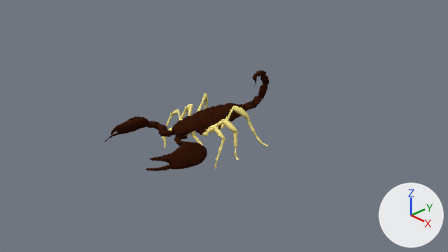
What one commit did to the Blender file Blender/Characters/scorpion.blend.
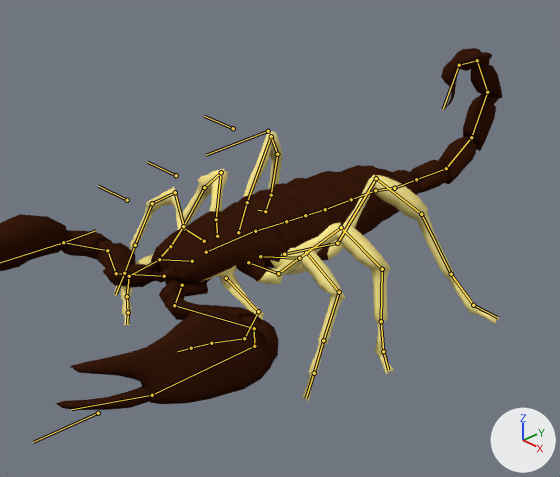
Each version appears first from the file's camera 'Camera', and next in a close-up on the part from 29% to 64% of the width and 23% to 75% of the height. The lights are fixed; the arrows at lower right show +X, +Y and +Z. Both versions are drawn at frame 1 of the action 'areaAttack'; the numbers are the values there. The bones that bend it are drawn over the model as lines in the close-ups.

Objects in the first close-up: 'scorpione'.
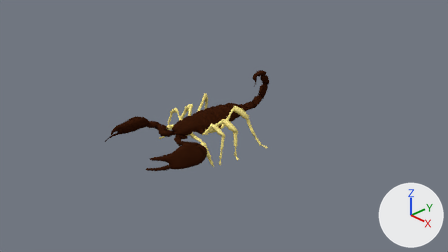
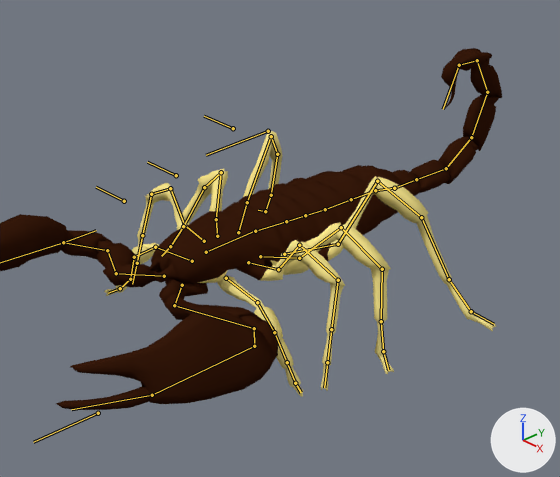
Location of each change, [x1, y1, x2, y2] in pixels of the close-ups (560 x 477 px):
'scorpione', posed: [0, 48, 502, 410] in both
bone 'L_A4', root to tip: before (211, 343) to (191, 348); after (287, 362) to (295, 383)
bone 'L_A5', root to tip: before (191, 348) to (177, 351); after (295, 383) to (301, 392)
bone 'R_A4', root to tip: before (127, 296) to (128, 312); after (130, 279) to (120, 288)
bone 'R_A5', root to tip: before (128, 312) to (127, 323); after (120, 288) to (108, 293)
bone 'legFrontPole_R', root to tip: before (127, 200) to (98, 186); after (124, 201) to (96, 187)

The change in detail:
Bone 'L_A4' (bone_l_a4) turns from (0, 0, 0) to (1, -6, 29) degrees about its own x, y and z.
Bone 'L_A5' (bone_l_a5) turns from (0, 0, 0) to (-13, -8, 32) degrees about its own x, y and z.
Bone 'R_A4' (bone_r_a4) turns from (0, 0, 0) to (-3, 2, -33) degrees about its own x, y and z.
Bone 'R_A5' (bone_r_a5) turns from (0, 0, 0) to (11, 14, -26) degrees about its own x, y and z.
Bone 'legFrontIK_L' (bone_legfrontik_l) moves from (0.04, 0.01, 0.03) to (0.1, 0.01, 0.08).
Bone 'legBackIK_L' (bone_legbackik_l) moves from (0.0, 0.0, -0.03) to (-0.01, 0.0, -0.06).
Bone 'legFrontIK_R' (bone_legfrontik_r) moves from (-0.04, 0.01, 0.03) to (-0.1, 0.01, 0.08).
Bone 'legFrontPole_L' (bone_legfrontpole_l) moves from (0.0, 0.0, 0.0) to (0.02, 0.0, 0.0).
Bone 'legFrontPole_R' (bone_legfrontpole_r) moves from (0.0, 0.0, 0.0) to (-0.02, 0.0, 0.0).
Bone 'smallFrontLegIK_L' (bone_smallfrontlegik_l) moves from (-0.18, 0.02, -0.11) to (-0.5, 0.13, -0.41).
Bone 'smallFrontLegIK_R' (bone_smallfrontlegik_r) moves from (0.18, 0.02, -0.11) to (0.5, 0.11, -0.37).
Bone 'smallFrontLegPole_L' (bone_smallfrontlegpole_l) moves from (0.0, 0.0, 0.0) to (-0.08, 0.0, 0.0).
Bone 'smallFrontLegPole_R' (bone_smallfrontlegpole_r) moves from (0.0, 0.0, 0.0) to (0.1, 0.0, -0.01).
